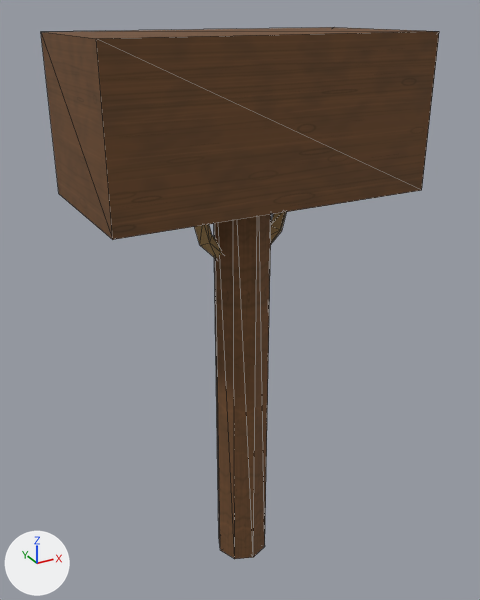
The OBJ model Assets/ProjectOEN/ProductionArt/Meshes/props_tools/pr-017_tool_hammer_mallet__clean.obj, before and after one commit.
One viewpoint serves both versions: a camera (50 mm lens) standing at (-0.468, -0.845, 0.919) and looking at (0.007, 0.018, 0.488). Arrows for +X, +Y and +Z are at lower left; the lights stay in place. The first picture is the older version. Mesh edges are drawn as thin lines. Where no turn or scale is listed for an object, it has been applied to the vertices. Vertices at exactly the same position are counted once.

Objects in the first picture: 'pr-017_tool_hammer_mallet__clean'.
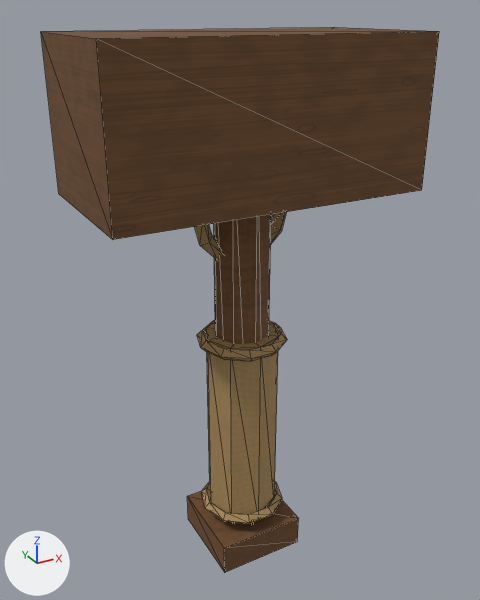
Diff of the bpy script that builds the scene:
```diff
--- a/Assets/ProjectOEN/ProductionArt/Meshes/props_tools/pr-017_tool_hammer_mallet__clean.obj.py
+++ b/Assets/ProjectOEN/ProductionArt/Meshes/props_tools/pr-017_tool_hammer_mallet__clean.obj.py
@@ me_pr_017_tool_hammer_mallet__clean @@
 # used by ob_pr_017_tool_hammer_mallet__clean; location = (0.0, 0.0, 0.0)
-me_pr_017_tool_hammer_mallet__clean.from_pydata(...)  # 74 vertices, 140 faces; spans x -0.24..0.24, y -0.12..0.12, z 0.0..0.89
+me_pr_017_tool_hammer_mallet__clean.from_pydata(...)  # 180 vertices, 344 faces; spans x -0.24..0.24, y -0.12..0.12, z 0.0..0.89
+# me_pr_017_tool_hammer_mallet__clean part 1: a new loose piece, an 8-sided cylinder along z spanning x -0.061..0.061, y -0.061..0.061, z 0.1..0.44, in mat_rope (picture img_rope_albedo_png)
+# me_pr_017_tool_hammer_mallet__clean part 2: a new loose piece, a box spanning x -0.075..0.075, y -0.075..0.075, z 0.027..0.083, in mat_wood (picture img_wood_albedo_png)
+# me_pr_017_tool_hammer_mallet__clean part 3: a new loose piece of 40 vertices spanning x -0.074..0.074, y -0.07..0.07, z 0.1..0.12, in mat_rope (picture img_rope_albedo_png)
+# me_pr_017_tool_hammer_mallet__clean part 4: a new loose piece of 40 vertices spanning x -0.074..0.074, y -0.07..0.07, z 0.42..0.44, in mat_rope (picture img_rope_albedo_png)
 me_pr_017_tool_hammer_mallet__clean.materials.append(mat_wood)
```

What differs and where, as boxes [x1, y1, x2, y2] in the pictures (480 x 600 px):
'pr-017_tool_hammer_mallet__clean', reshaped: before [41, 27, 439, 559]; after [41, 27, 439, 573]
part 1 of me_pr_017_tool_hammer_mallet__clean, added (brown): after [206, 322, 279, 515]
part 2 of me_pr_017_tool_hammer_mallet__clean, added (brown): after [187, 491, 298, 573]
part 3 of me_pr_017_tool_hammer_mallet__clean, added (brown): after [201, 481, 282, 524]
part 4 of me_pr_017_tool_hammer_mallet__clean, added (brown): after [197, 320, 287, 362]
